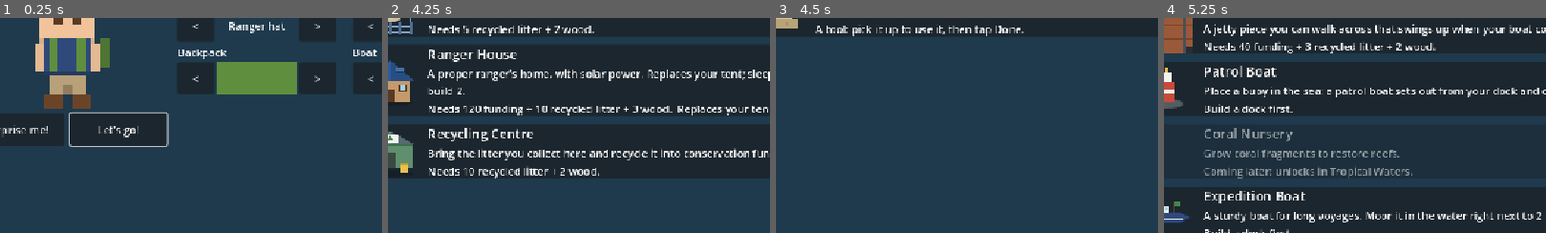
Above: before the commit, frames 1-4 (left to right).
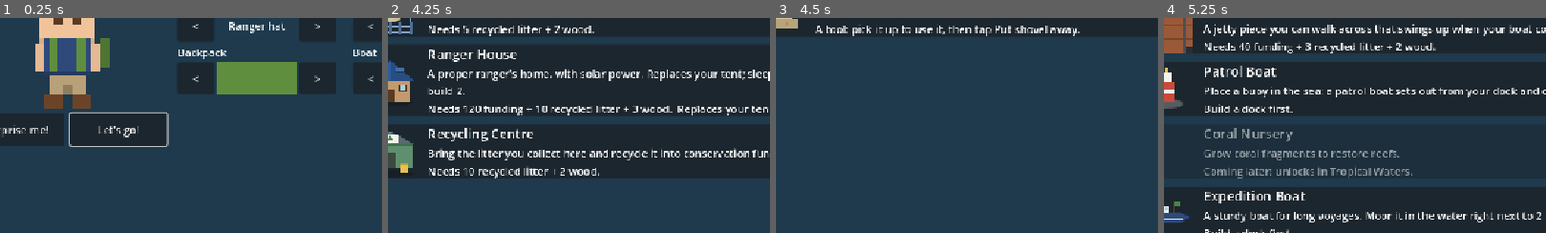
Above: after the commit, the same moments.

Repository: detronics-apps/ocean-haven
Game: Godot game, scene res://scenes/world/ocean_world.tscn
Two runs of this game, one before a commit and one after it. Both use one fixed random seed, a clock stepped at 60 frames per second and the inputs below.
Inputs:
- Up to frame 1 (0.25 s): no input
- Up to frame 2 (4.25 s): click "Let's go!" at 0.5 s; click "Place" at 1.25 s; click "Build" at 2 s; click "All" at 2.75 s; click "Buildings" at 3.5 s
- Up to frame 3 (4.5 s): click "Land" at 4.25 s
- Up to frame 4 (5.25 s): click "Sea" at 5 s
The pictures show only the part of the screen within x 5-55%, y 44-94%; the shares and areas given below are measured in that part.

Frames 1-2 are identical in both runs. In frame 3, 0.5% of the frame differs, in the area x 57-80%, y 3-9%; in frame 4, nothing differs.

Commit message:
Action buttons stack bottom right; shovel's Done is an action button, its hint moves up top
Co-Authored-By: Claude Opus 5.5 <noreply@anthropic.com>

Diff:
--- a/scripts/ui/build_menu.gd
+++ b/scripts/ui/build_menu.gd
@@ -57,7 +57,7 @@
 	var status: String
 	var can_build := false
 	if data.tool:
-		status = "A tool: pick it up to use it, then tap Done."
+		status = "A tool: pick it up to use it, then tap Put shovel away."
 		can_build = true
 	elif data.locked:
 		status = "Coming later: " + data.unlock_hint
--- a/scripts/ui/hud.gd
+++ b/scripts/ui/hud.gd
@@ -12,8 +12,8 @@
 @onready var _toast_label: Label = %ToastLabel
 @onready var _clock: Label = %Clock
 @onready var _fade: ColorRect = %Fade
-## Buttons for what the ranger can do nearby (top centre).
-var _action_bar: HBoxContainer
+## Buttons for what the ranger can do nearby (bottom right, stacked).
+var _action_bar: VBoxContainer
 var _shown_actions: Array[String] = []
 var _saved_note: Label
 
@@ -49,13 +49,18 @@
 	%JournalButton.add_sibling(map_button)
 	for build_mode: BuildMode in get_tree().get_nodes_in_group("build_mode"):
 		build_mode.built.connect(_on_built)
-	_action_bar = HBoxContainer.new()
+	# Bottom right, stacked upwards: easy to reach with a thumb.
+	_action_bar = VBoxContainer.new()
 	_action_bar.name = "ActionBar"
-	_action_bar.anchor_left = 0.5
-	_action_bar.anchor_right = 0.5
-	_action_bar.offset_top = 12
-	_action_bar.grow_horizontal = Control.GROW_DIRECTION_BOTH
-	_action_bar.add_theme_constant_override("separation", 10)
+	_action_bar.set_anchors_preset(Control.PRESET_BOTTOM_RIGHT)
+	_action_bar.offset_left = -16
+	_action_bar.offset_right = -16
+	_action_bar.offset_top = -16
+	_action_bar.offset_bottom = -16
+	_action_bar.grow_horizontal = Control.GROW_DIRECTION_BEGIN
+	_action_bar.grow_vertical = Control.GROW_DIRECTION_BEGIN
+	_action_bar.alignment = BoxContainer.ALIGNMENT_END
+	_action_bar.add_theme_constant_override("separation", 8)
 	add_child(_action_bar)
 
 
--- a/scripts/world/sand_shovel.gd
+++ b/scripts/world/sand_shovel.gd
@@ -5,7 +5,7 @@
 ## shallow water that can be filled. Tap one to select it; the action bar then
 ## offers "Pick up sand" or "Place sand" for exactly that tile. The ranger carries
 ## one sand at a time. Sand on deep water makes it shallow, so filling deep water takes 2.
-## Done puts the shovel away. Every changed tile is saved.
+## "Put shovel away" (an action button) ends it. Every changed tile is saved.
 
 const SAND_TILE := Vector2i(1, 0)
 const SHALLOW_TILE := Vector2i(0, 0)
@@ -57,7 +57,7 @@
 	if selected != null and selected not in around:
 		selected = null  # walked away from it
 	if _label:
-		_label.text = "Shovel: tap a tile next to you. Carrying %d / %d sand." % [Inventory.count(_sand.id), _sand.carry_limit]
+		_label.text = "Shovel: tap a tile next to you · Sand %d/%d" % [Inventory.count(_sand.id), _sand.carry_limit]
 	_outlines.queue_redraw()
 
 
@@ -98,17 +98,18 @@
 	return ""
 
 
-## For the action bar: what can be done with the selected tile.
+## For the action buttons: what can be done with the selected tile, and putting it away.
 func actions() -> Array:
-	if not active or selected == null:
+	if not active:
 		return []
-	match what_can_be_done(selected):
+	var list := [{"label": "Put shovel away", "do": stop}]
+	match what_can_be_done(selected) if selected != null else "":
 		"pick_up":
-			return [{"label": "Pick up sand", "do": pick_up.bind(selected)}]
+			list.push_front({"label": "Pick up sand", "do": pick_up.bind(selected)})
 		"place":
 			var deep := Terrain.at(get_tree(), Terrain.centre_of(selected)) == ""
-			return [{"label": "Place sand (makes it shallow)" if deep else "Place sand", "do": place.bind(selected)}]
-	return []
+			list.push_front({"label": "Place sand (makes it shallow)" if deep else "Place sand", "do": place.bind(selected)})
+	return list
 
 
 ## Beach -> shallow water; the ranger carries the sand.
@@ -170,6 +171,7 @@
 			_outlines.draw_rect(rect, Color(colour, 0.25), true)
 
 
+## A short instruction at the top of the screen while the shovel is out.
 func _build_bar() -> void:
 	_bar = CanvasLayer.new()
 	_bar.layer = 5
@@ -177,20 +179,10 @@
 	var panel := PanelContainer.new()
 	panel.anchor_left = 0.5
 	panel.anchor_right = 0.5
-	panel.anchor_top = 1.0
-	panel.anchor_bottom = 1.0
-	panel.offset_top = -16
-	panel.offset_bottom = -16
+	panel.offset_top = 104  # below the clock and menu buttons (taller on phones)
 	panel.grow_horizontal = Control.GROW_DIRECTION_BOTH
-	panel.grow_vertical = Control.GROW_DIRECTION_BEGIN
+	panel.mouse_filter = Control.MOUSE_FILTER_IGNORE
 	_bar.add_child(panel)
-	var row := HBoxContainer.new()
-	row.add_theme_constant_override("separation", 16)
-	panel.add_child(row)
 	_label = Label.new()
-	_label.add_theme_font_size_override("font_size", 20)
-	_label.vertical_alignment = VERTICAL_ALIGNMENT_CENTER
-	row.add_child(_label)
-	var done := BuildMode._big_button("Done", Color("3f8a4a"))
-	done.pressed.connect(stop)
-	row.add_child(done)
+	_label.add_theme_font_size_override("font_size", 16)
+	panel.add_child(_label)
--- a/tests/test_sand.gd
+++ b/tests/test_sand.gd
@@ -40,7 +40,7 @@
 	_expect(shovel.selected == Vector2i(15, 0), "tapping the tile selects it (%s)" % [shovel.selected])
 	shovel.selected = Vector2i(15, 0)
 	var labels: Array = shovel.actions().map(func(a: Dictionary) -> String: return a.label)
-	_expect(labels == ["Pick up sand"], "selected sand tile offers 'Pick up sand' (%s)" % [labels])
+	_expect(labels == ["Pick up sand", "Put shovel away"], "selected sand tile offers 'Pick up sand' (%s)" % [labels])
 	shovel.actions()[0].do.call()
 	_expect(_terrain(Vector2(15 * 32 + 16, 16)) == "water", "the beach tile is shallow water now")
 	_expect(inventory.count(&"sand") == 1 and inventory.total() == 0, "carrying 1 sand (it isn't litter)")
@@ -50,7 +50,7 @@
 	await process_frame
 	shovel.selected = Vector2i(16, -1)
 	labels = shovel.actions().map(func(a: Dictionary) -> String: return a.label)
-	_expect(labels == ["Place sand"], "selected shallow tile with sand: 'Place sand' (%s)" % [labels])
+	_expect(labels == ["Place sand", "Put shovel away"], "selected shallow tile with sand: 'Place sand' (%s)" % [labels])
 	shovel.actions()[0].do.call()
 	_expect(_terrain(Vector2(16 * 32 + 16, -1 * 32 + 16)) == "sand", "the shallow tile is beach now")
 	_expect(inventory.count(&"sand") == 0, "used the sand")
@@ -65,7 +65,7 @@
 	inventory.add(sand)
 	shovel.selected = Vector2i(19, 0)
 	labels = shovel.actions().map(func(a: Dictionary) -> String: return a.label)
-	_expect(labels == ["Place sand (makes it shallow)"], "deep water: sand makes it shallow (%s)" % [labels])
+	_expect(labels == ["Place sand (makes it shallow)", "Put shovel away"], "deep water: sand makes it shallow (%s)" % [labels])
 	shovel.actions()[0].do.call()
 	_expect(_terrain(Vector2(19 * 32 + 16, 16)) == "water", "deep water is shallows now")
 	inventory.add(sand)
Not shown, changed: CLAUDE.md
